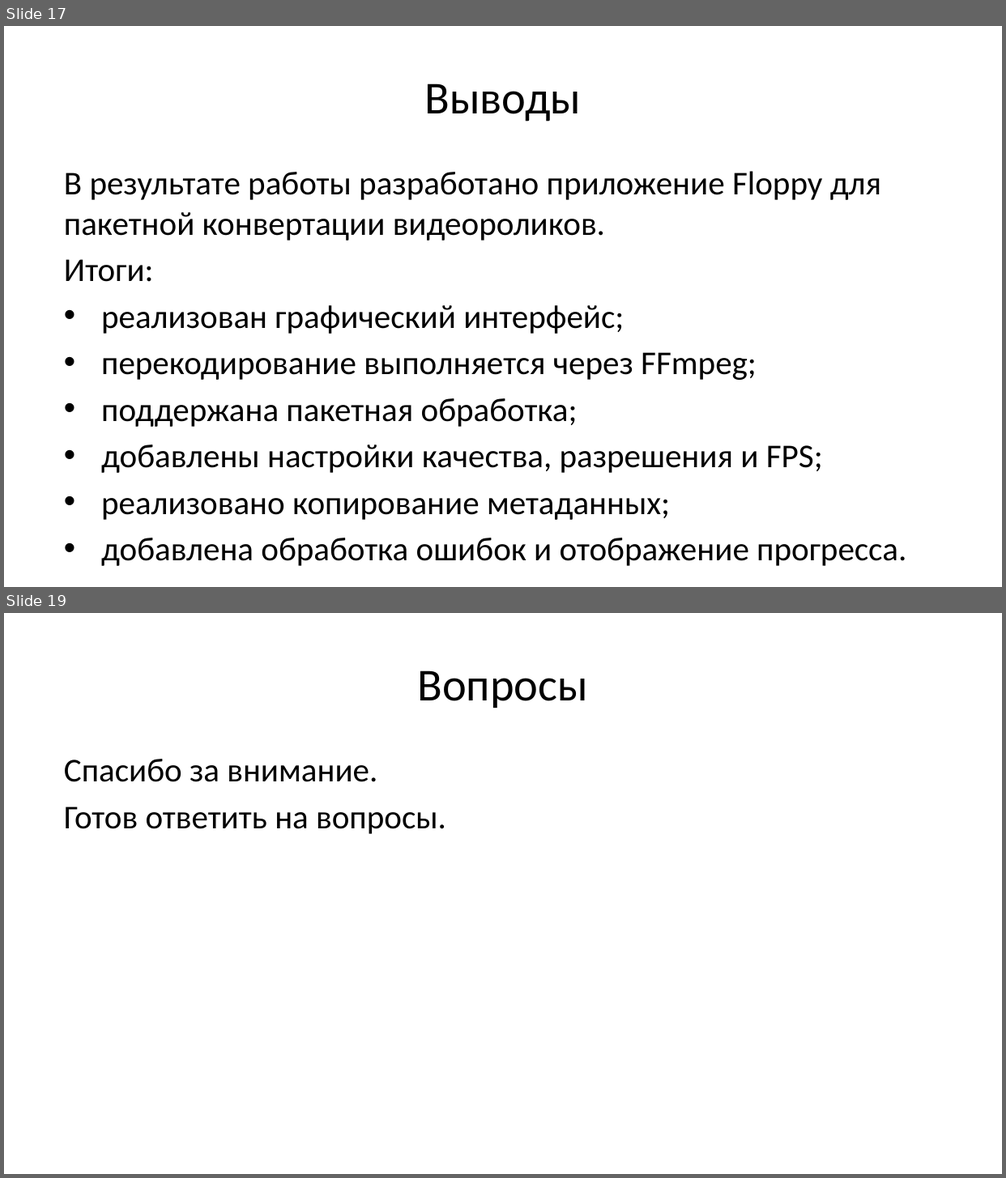
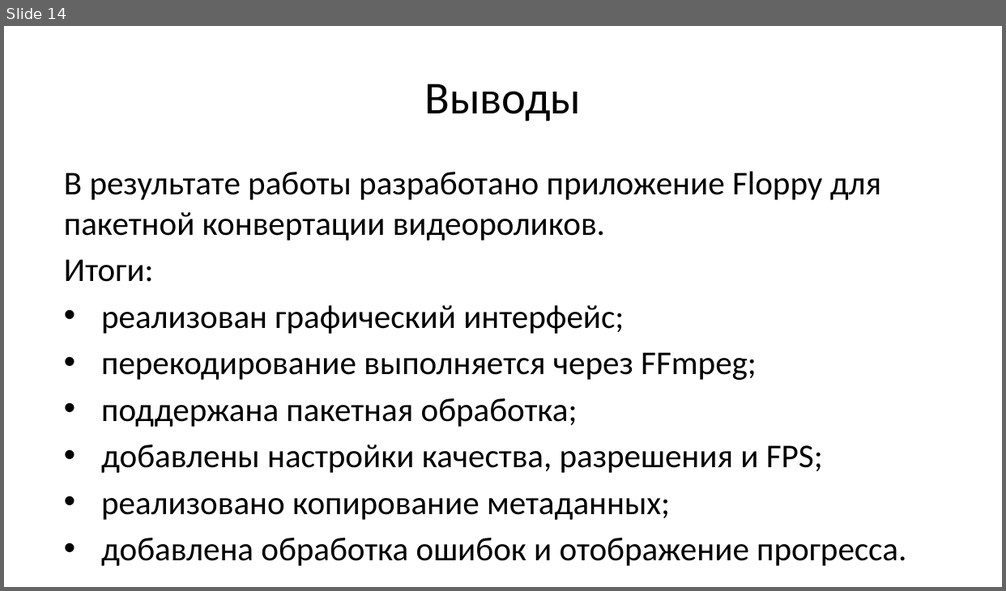
Before and after one commit to Wool5443/Study-data, a slide deck: Programming/Project/presentation/floppy-defense.odp. Shown one above the other, each under a label of ours: slides 17 and 19 before the commit, slide 14 after it; the slides between them are not shown. The pictures are 1006x1178 and 1006x591 pixels, drawn with LibreOffice and Linux fonts; fonts in the diff are those of the drawing. Boxes give left, top, right and bottom in pixels: in the first picture for what was removed or moved away, otherwise in the second. Text is boxed around its words. In the diff, an @@ line names an element or a change of style, - is before the commit and + after.

```diff
--- a/Programming/Project/presentation/floppy-defense.odp
+++ b/Programming/Project/presentation/floppy-defense.odp
@@ slide 19 removed at [4,613,1002,1174], background #FFFFFF @@
@@ title removed at [418,671,589,708] @@
-Вопросы
@@ text removed at [64,759,446,834] @@
-Спасибо за внимание.
-Готов ответить на вопросы.
@@ what was slide 17 is now slide 14 @@
```
Also in this commit, not shown: 14 slides changed, 3 other slides removed, 3 other files.
